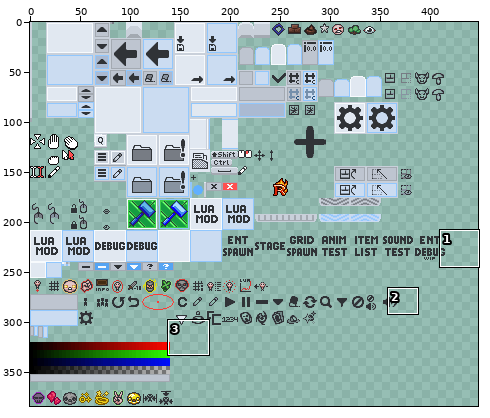
Sprite sheet -- resources/gfx/editor/atlas copy.png. The first picture is a wide view before the edit; the outline marks the close-up.
Close-up. Before the edit:
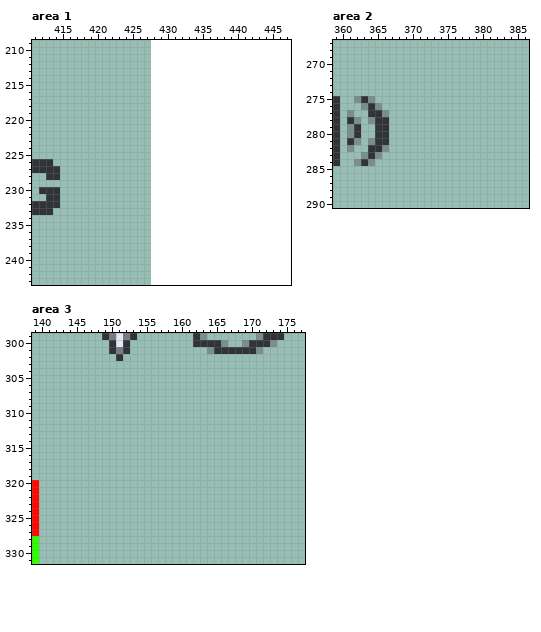
The file is 428x384 pixels. Colours within 5 levels of each other are drawn and written as one. Shown: area 1: x 411..447, y 209..243; area 2: x 359..386, y 267..290; area 3: x 139..177, y 299..331. The old version is drawn lined up with the new one, on the new canvas.
And afterwards:
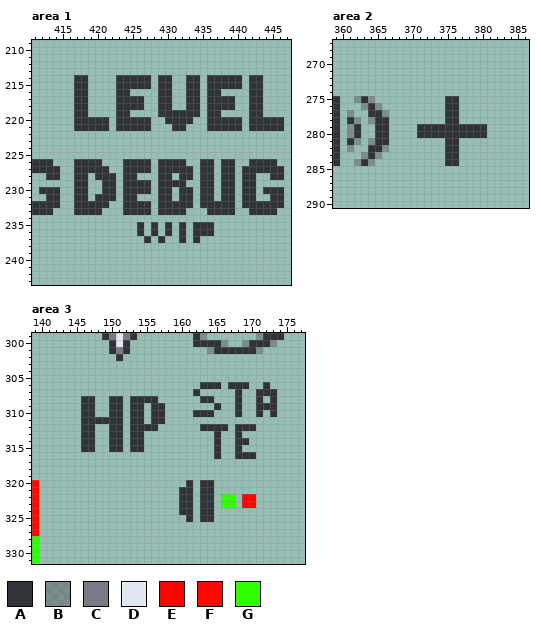
Palette (. is transparent): A #303337  B #5d616883  C #777c84  D #e1e8f1  E #f60800  F #ff0800  G #2fff00
What changed:
canvas 428x384 -> 448x384
Area 1:
Colour A is added in rows 214 to 215 at x 417 to 418, 423 to 427, 429 to 430, 433 to 434, 436 to 440 and 442 to 443; in row 216 at x 417 to 418, 423 to 424, 429 to 430, 433 to 434, 436 to 437 and 442 to 443; in rows 217 to 218 at x 417 to 418, 423 to 426, 429 to 430, 433 to 434, 436 to 439 and 442 to 443; in row 219 at x 417 to 418, 423 to 424, 429 to 434, 436 to 437 and 442 to 443; in row 220 at x 417 to 421, 423 to 427, 430 to 433, 436 to 440 and 442 to 446; in row 221 at x 417 to 421, 423 to 427, 431 to 432, 436 to 440 and 442 to 446.
Colour A is added in row 226 at x 417 to 420, 424 to 427, 429 to 432, 435 to 436, 438 to 439 and 442 to 445; in row 227 at x 417 to 421, 424 to 427, 429 to 433, 435 to 436, 438 to 439 and 441 to 446; in row 228 at x 417 to 418, 420 to 422, 424 to 425, 429 to 430, 432 to 433, 435 to 436, 438 to 439, 441 to 442 and 445 to 446; in row 229 at x 417 to 418, 421 to 422, 424 to 427, 429 to 432, 435 to 436, 438 to 439 and 441 to 442; in row 230 at x 417 to 418, 421 to 422, 424 to 427, 429 to 430, 432 to 433, 435 to 436, 438 to 439, 441 to 442 and 444 to 446; in row 231 at x 417 to 418, 420 to 422, 424 to 425, 429 to 430, 432 to 433, 435 to 436, 438 to 439, 441 to 442 and 445 to 446.
Colour A is added in row 232 at x 417 to 421, 424 to 427, 429 to 433, 435 to 439 and 441 to 446; in row 233 at x 417 to 420, 424 to 427, 429 to 432, 436 to 439 and 442 to 445; in rows 235 to 236 at x 426, 428, 430, 432 and 434 to 436; in row 237 at x 427, 429, 432 and 434.
Area 2:
Colour A is added in rows 275 to 278 at x 375 to 376; in rows 279 to 280 at x 371 to 380; in rows 281 to 284 at x 375 to 376.
Area 3:
Colour A is added in row 306 at x 163 to 165, 167 to 169 and 172; in row 307 at x 162, 168 and 171 to 173; in row 308 at x 146 to 147, 150 to 151, 153 to 156, 163 to 164, 168, 171 and 173; in row 309 at x 146 to 147, 150 to 151, 153 to 154, 156 to 157, 165, 168 and 171 to 173; in row 310 at x 146 to 147, 150 to 151, 153 to 154, 156 to 157, 162 to 164, 168, 171 and 173; in row 311 at x 146 to 151, 153 to 154 and 156 to 157.
Colour A is added in row 312 at x 146 to 147, 150 to 151, 153 to 156, 163 to 166 and 168 to 170; in row 313 at x 146 to 147, 150 to 151, 153 to 154, 165 and 168; in row 314 at x 146 to 147, 150 to 151, 153 to 154, 165 and 168 to 169; in row 315 at x 146 to 147, 150 to 151, 153 to 154, 165 and 168; in row 316 at x 165 and 168 to 170; in row 320 at x 161 and 163 to 164.
Colour A is added in rows 321 to 324 at x 160 to 161 and 163 to 164; in row 325 at x 161 and 163 to 164.
Colour E is added in rows 322 to 323 at x 169 to 170.
Colour G is added in rows 322 to 323 at x 166 to 167.
Where, in picture pixels (left, top, right, bottom), the same in both close-ups:
added: (74, 75, 284, 243)
added: (417, 96, 487, 166)
added: (81, 382, 277, 459)
added: (179, 480, 256, 522)
